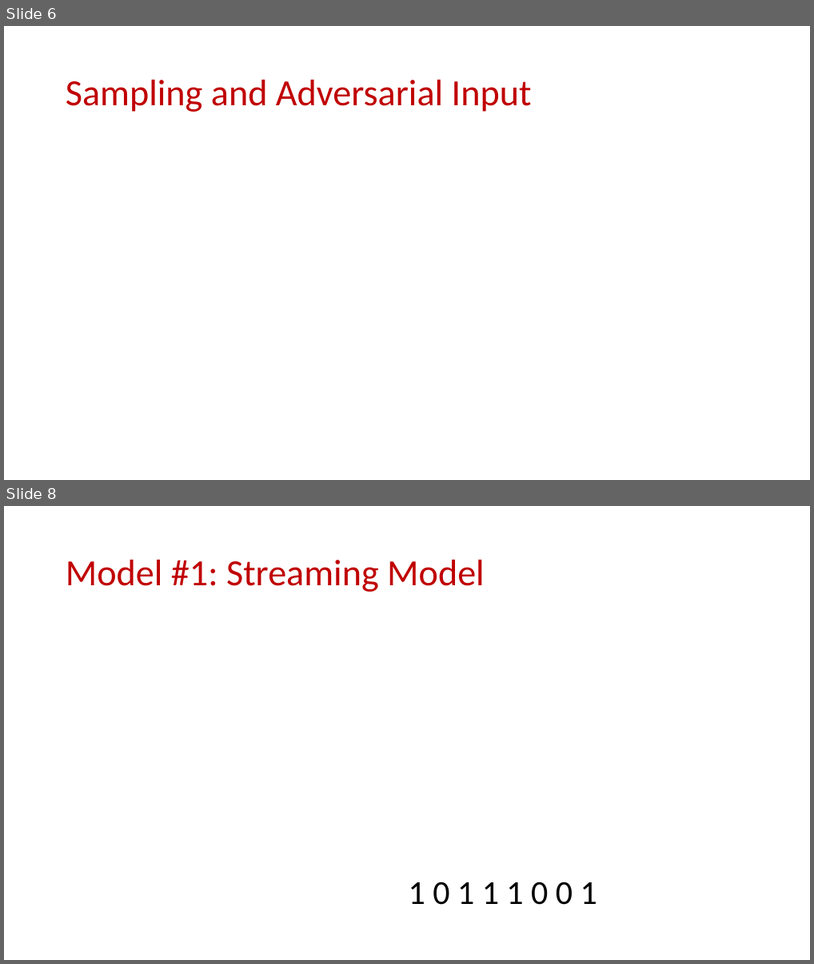
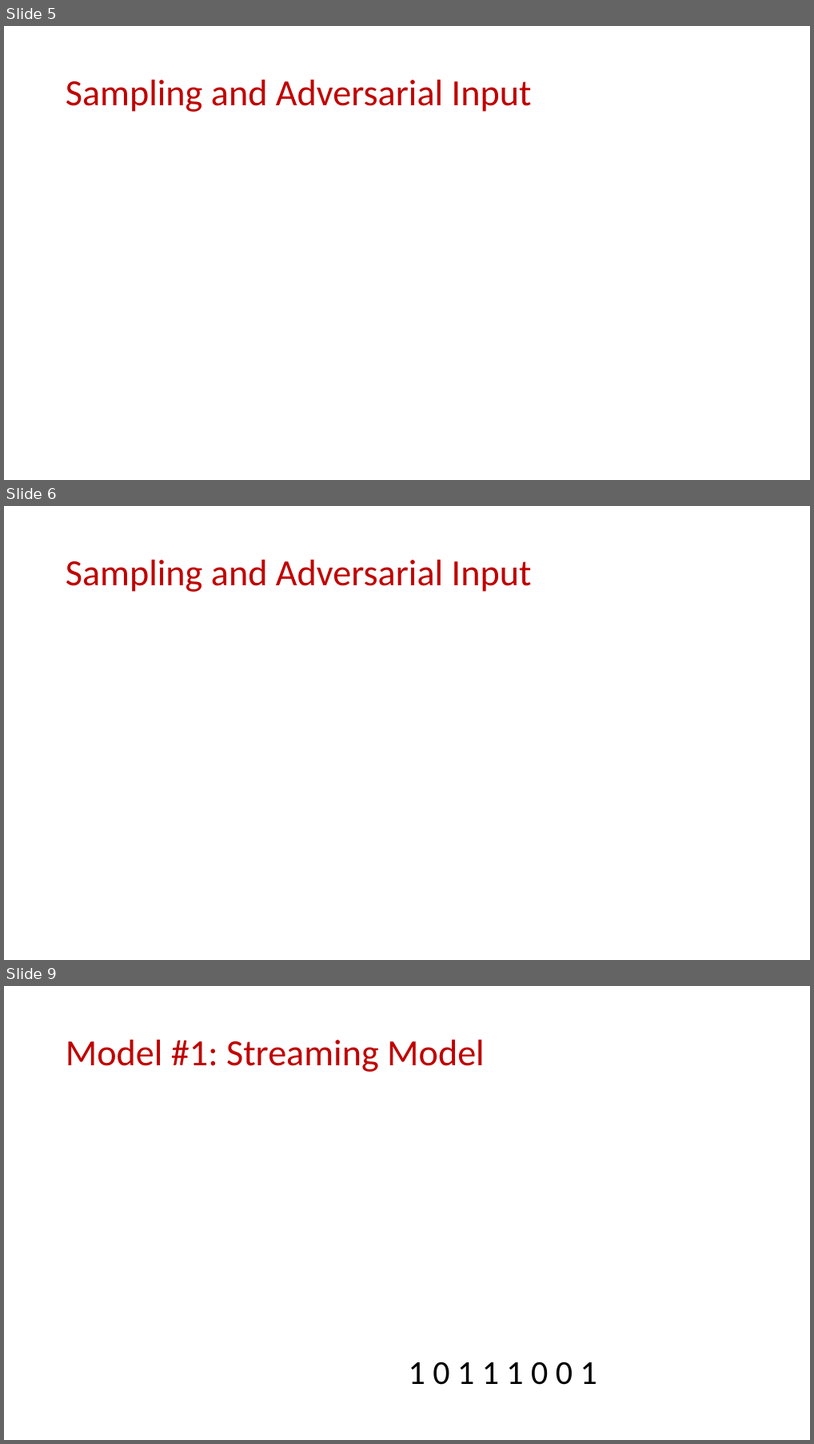
Before and after one commit to samsonzhou/samsonzhou.github.io, a slide deck: other-talks/A Tutorial on Adversarial Robustness.pptx. Shown one above the other, each under a label of ours: slides 6 and 8 before the commit, slides 5, 6 and 9 after it; the slides between them are not shown. The pictures are 814x964 and 814x1444 pixels, drawn with LibreOffice and Linux fonts; fonts in the diff are those of the drawing; grey boxes stand for pictures. Boxes give left, top, right and bottom in pixels: in the first picture for what was removed or moved away, otherwise in the second. Text is boxed around its words. In the diff, an @@ line names an element or a change of style, - is before the commit and + after.

```diff
--- a/other-talks/A Tutorial on Adversarial Robustness.pptx
+++ b/other-talks/A Tutorial on Adversarial Robustness.pptx
@@ slide 6 added at box(4, 506, 810, 960), background #FFFFFF @@
@@ title added at box(66, 560, 532, 592), 44 pt, text #C00000 @@
+Sampling and Adversarial Input
@@ what was slide 6 is now slide 5 @@
@@ what was slide 8 is now slide 9 @@
```
Also in this commit, not shown: 9 slides changed, 7 other slides added, 2 slides removed, 1 other file.
